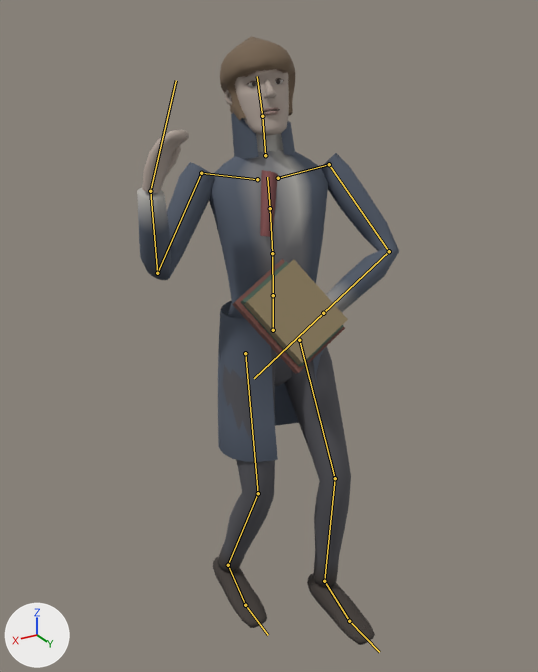
The glTF model assets/models/characters/elend.glb: old version first, new version second.
Rendered twice from a 50 mm camera at (1.067, 1.712, 1.82) aimed at (0.04, 0.001, 0.965). Lighting does not change. The marker at lower left points along +X, +Y and +Z. The first picture is the older version. Both versions are drawn at frame 11 of the action 'pull'; the numbers are the values there. The bones that change, and the others that lie on the model, are drawn over the model as lines.

Names of what the first picture shows: 'Elend'.
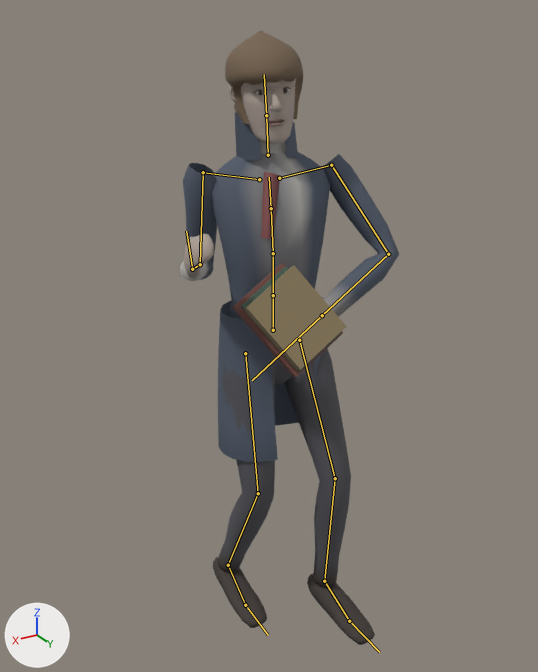
Changed parts and their boxes (x1, y1, x2, y2) in the pictures (538 x 672 px):
```json
{"object": "Elend", "change": "posed", "before": [137, 36, 399, 645], "after": [180, 30, 399, 645], "on screen": "16% narrower"}
{"bone": "Spine", "before": "(273, 295) to (272, 253)", "after": "(273, 295) to (273, 253)"}
{"bone": "Chest", "before": "(272, 253) to (270, 208)", "after": "(273, 253) to (271, 208)"}
{"bone": "UpperChest", "before": "(270, 208) to (267, 177)", "after": "(271, 208) to (269, 177)"}
{"bone": "Neck", "before": "(265, 155) to (262, 116)", "after": "(268, 155) to (266, 115)"}
{"bone": "Head", "before": "(262, 116) to (257, 76)", "after": "(266, 115) to (264, 74)"}
{"bone": "RightUpperArm", "before": "(201, 173) to (157, 273)", "after": "(203, 172) to (200, 264)"}
{"bone": "RightLowerArm", "before": "(157, 273) to (150, 191)", "after": "(200, 264) to (192, 269)"}
{"bone": "RightHand", "before": "(150, 191) to (176, 80)", "after": "(192, 269) to (186, 231)"}
```

Scene script edits in JSON lines:
```json
{"block": "bone_spine", "where": "bone_spine = bpy.data.objects['Armature'].pose.bones['Spine']  # child of 'Hips'"}
{"op": "set", "path": "bone_spine.rotation_quaternion", "old": "(0.998, -0.031, -0.046, 0.0)", "new": "(0.999, -0.02, -0.046, 0.001)", "note": "degrees (-4, -5, 0) -> degrees (-2, -5, 0)"}
{"block": "bone_chest", "where": "bone_chest = bpy.data.objects['Armature'].pose.bones['Chest']  # child of 'Spine'"}
{"op": "set", "path": "bone_chest.rotation_quaternion", "old": "(0.998, -0.036, -0.054, -0.004)", "new": "(0.998, -0.024, -0.054, -0.003)", "note": "degrees (-4, -6, 0) -> degrees (-3, -6, 0)"}
{"block": "bone_upperchest", "where": "bone_upperchest = bpy.data.objects['Armature'].pose.bones['UpperChest']  # child of 'Chest'"}
{"op": "set", "path": "bone_upperchest.rotation_quaternion", "old": "(0.998, -0.036, -0.054, -0.007)", "new": "(0.998, -0.024, -0.054, -0.006)", "note": "degrees (-4, -6, -1) -> degrees (-3, -6, -1)"}
{"block": "bone_neck", "where": "bone_neck = bpy.data.objects['Armature'].pose.bones['Neck']  # child of 'UpperChest'"}
{"op": "set", "path": "bone_neck.rotation_quaternion", "old": "(1.0, -0.02, 0.001, 0.01)", "new": "(1.0, 0.024, 0.001, 0.01)", "note": "degrees (-2, 0, 1) -> degrees (3, 0, 1)"}
{"block": "bone_head", "where": "bone_head = bpy.data.objects['Armature'].pose.bones['Head']  # child of 'Neck'"}
{"op": "set", "path": "bone_head.rotation_quaternion", "old": "(0.999, -0.03, 0.0, 0.016)", "new": "(0.999, 0.036, -0.001, 0.016)", "note": "degrees (-3, 0, 2) -> degrees (4, 0, 2)"}
{"block": "bone_rightupperarm", "where": "bone_rightupperarm = bpy.data.objects['Armature'].pose.bones['RightUpperArm']  # child of 'RightShoulder'"}
{"op": "set", "path": "bone_rightupperarm.rotation_quaternion", "old": "(0.948, 0.046, 0.297, 0.107)", "new": "(0.932, -0.213, 0.04, 0.291)", "note": "degrees (10, 34, 16) -> degrees (-22, 11, 32)"}
{"block": "bone_rightlowerarm", "where": "bone_rightlowerarm = bpy.data.objects['Armature'].pose.bones['RightLowerArm']  # child of 'RightUpperArm'"}
{"op": "set", "path": "bone_rightlowerarm.rotation_quaternion", "old": "(0.476, 0.879, 0.0, 0.0)", "new": "(0.543, 0.84, 0.0, 0.0)", "note": "degrees (123, 0, 0) -> degrees (114, 0, 0)"}
{"block": "bone_righthand", "where": "bone_righthand = bpy.data.objects['Armature'].pose.bones['RightHand']  # child of 'RightLowerArm'"}
{"op": "set", "path": "bone_righthand.rotation_quaternion", "old": "(0.967, 0.255, 0.0, 0.0)", "new": "(0.975, 0.186, 0.117, 0.022)", "note": "degrees (30, 0, 0) -> degrees (22, 13, 5)"}
```
